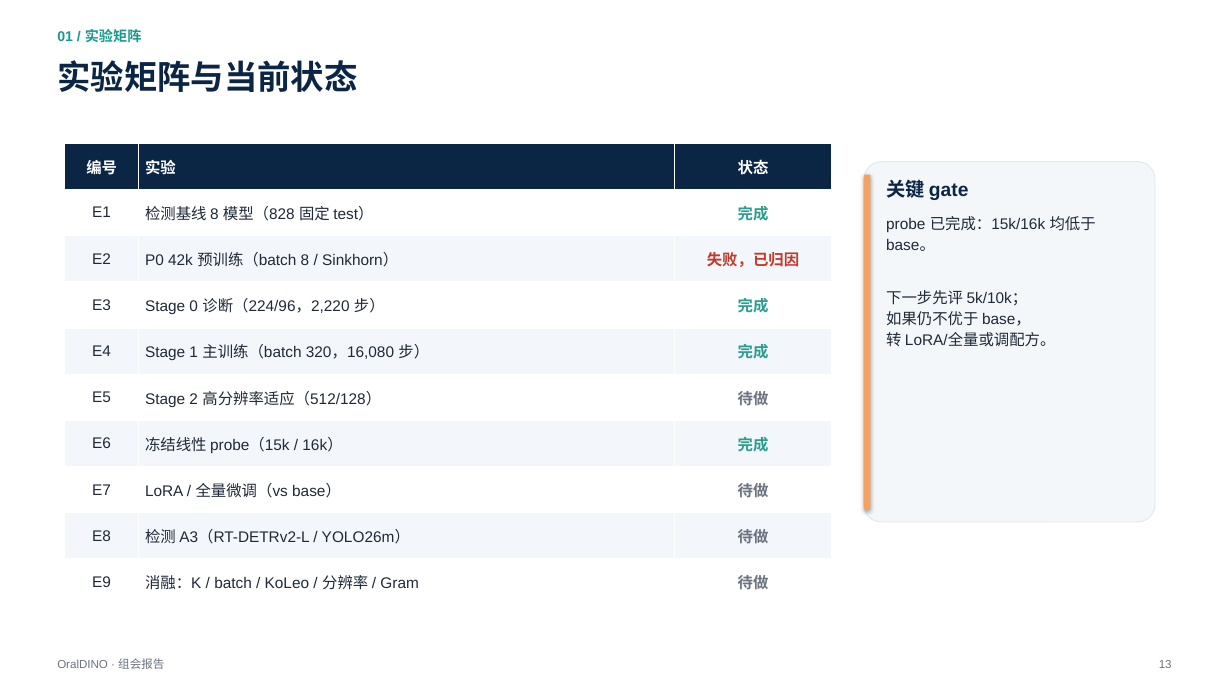
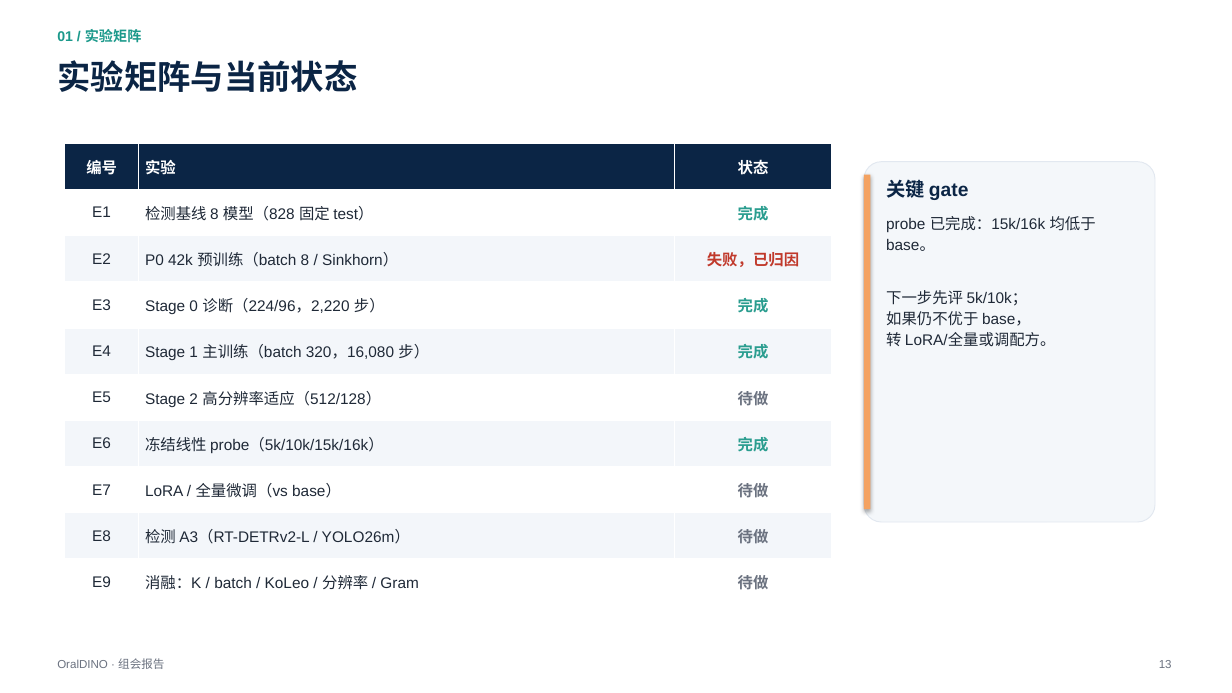
Before and after one commit to XiaoHG/MRG-05-Tooth-Seg, a slide deck: slide 13 of group-meeting/20261111/OralDINO_group_meeting_20261111.pptx. Drawn at 1232x693 pixels with LibreOffice and Linux fonts; fonts in the diff are those of the drawing. Boxes give left, top, right and bottom in pixels: in the first picture for what was removed or moved away, otherwise in the second. Text is boxed around its words. In the diff, an @@ line names an element or a change of style, - is before the commit and + after.

```diff
--- a/group-meeting/20261111/OralDINO_group_meeting_20261111.pptx
+++ b/group-meeting/20261111/OralDINO_group_meeting_20261111.pptx
@@ table at [65,143,832,605] @@
-row 7, column 2: 冻结线性 probe（15k / 16k）
+row 7, column 2: 冻结线性 probe（5k/10k/15k/16k）
```
Also in this commit, not shown: 5 other slides changed, 4 other files.
